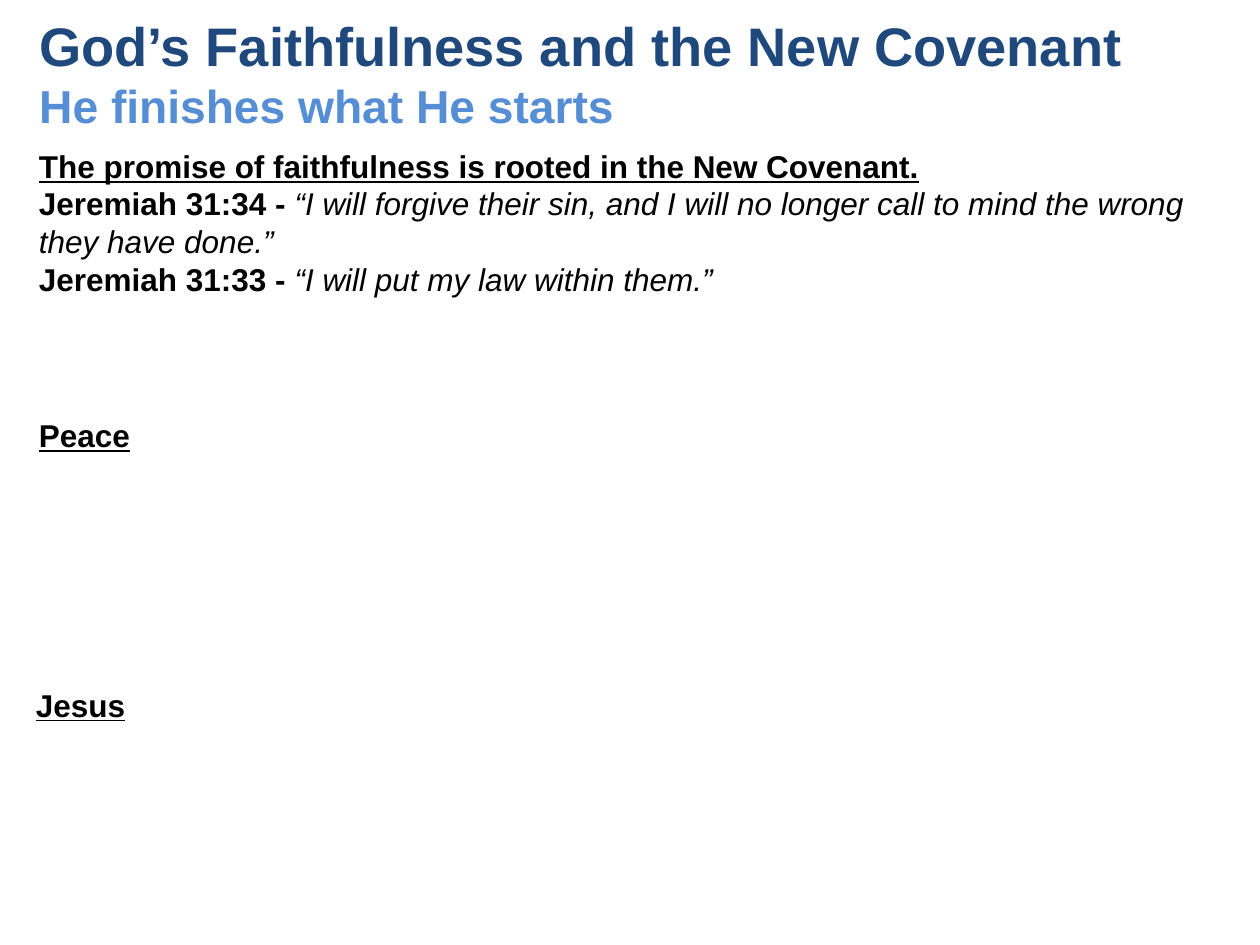
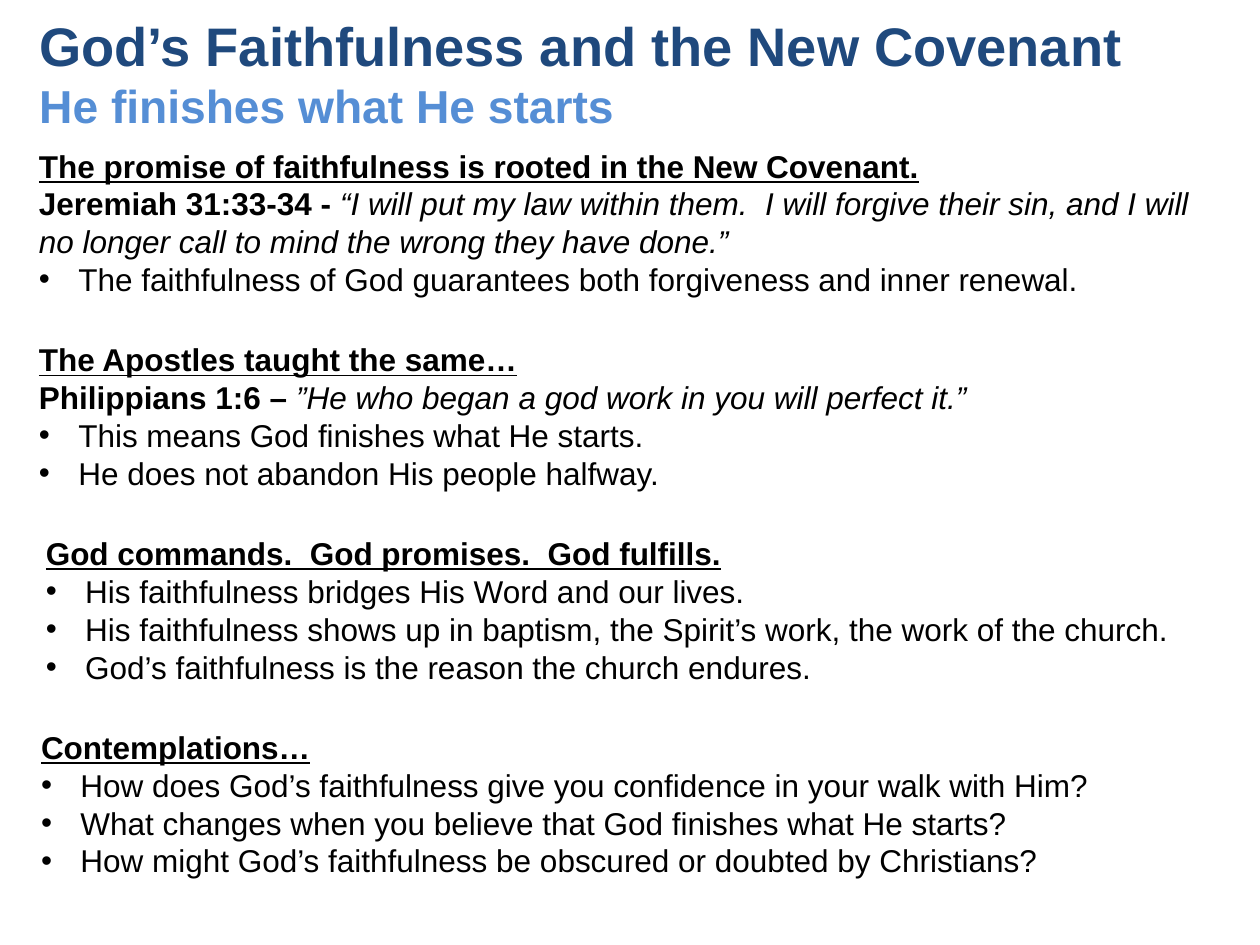
Before and after one commit to UsefulEngines/EvangelismPublic, a slide deck: slide 4 of 2025-Q4/Promises10/2025-12-14-Promises10.pptx. Drawn at 1260x945 pixels with LibreOffice and Linux fonts; fonts in the diff are those of the drawing. Boxes give left, top, right and bottom in pixels: in the first picture for what was removed or moved away, otherwise in the second. Text is boxed around its words. In the diff, an @@ line names an element or a change of style, - is before the commit and + after.

```diff
--- a/2025-Q4/Promises10/2025-12-14-Promises10.pptx
+++ b/2025-Q4/Promises10/2025-12-14-Promises10.pptx
@@ text at (39, 192, 1189, 297): text changed @@
-Jeremiah 31:34 - “I will forgive their sin, and I will no longer call to mind the wrong they have done.”
-Jeremiah 31:33 - “I will put my law within them.”
+Jeremiah 31:33-34 - “I will put my law within them. I will forgive their sin, and I will no longer call to mind the wrong they have done.”
+• The faithfulness of God guarantees both forgiveness and inner renewal.
@@ text at (39, 348, 966, 491): text changed; bold off @@
-Peace
+The Apostles taught the same…
+Philippians 1:6 – ”He who began a god work in you will perfect it.”
+• This means God finishes what He starts.
+• He does not abandon His people halfway.
@@ text at (46, 542, 1167, 680): text changed; bold off @@
-Jesus
+God commands. God promises. God fulfills.
+• His faithfulness bridges His Word and our lives.
+• His faithfulness shows up in baptism, the Spirit’s work, the work of the church.
+• God’s faithfulness is the reason the church endures.
@@ text added at (41, 736, 1087, 878), 18 pt, text #000000 @@
+Contemplations…
+• How does God’s faithfulness give you confidence in your walk with Him?
+• What changes when you believe that God finishes what He starts?
+• How might God’s faithfulness be obscured or doubted by Christians?
```
Also in this commit, not shown: 1 other slide changed, 1 slide added, 4 slides removed, 2 other files.
